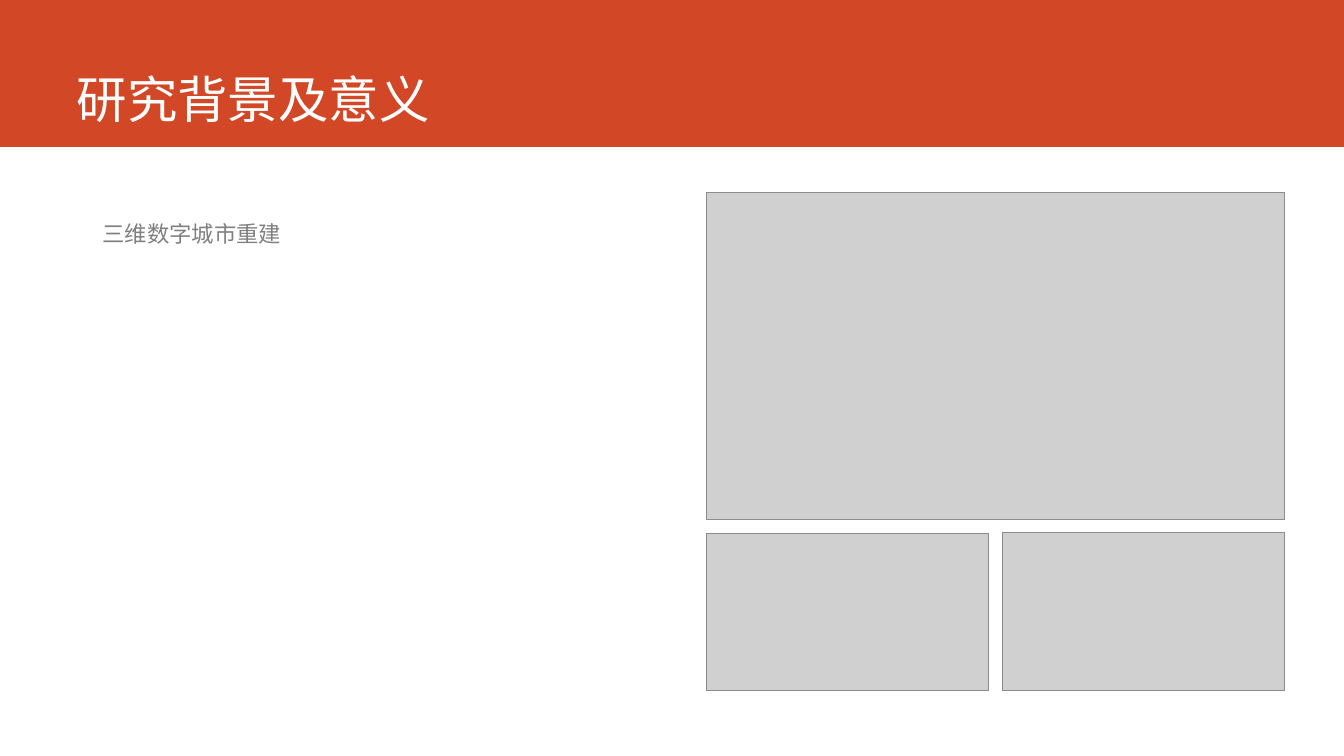
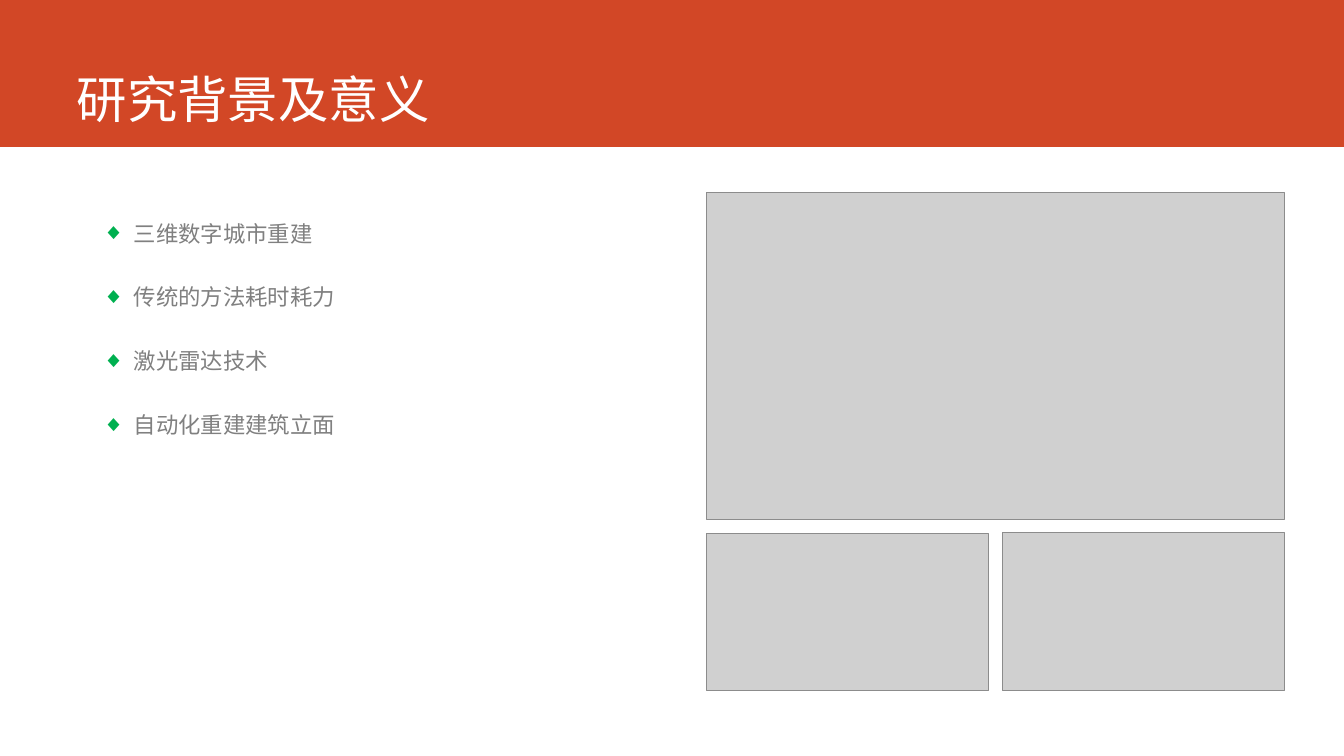
Before and after one commit to cartosquare/graduation-thesis-defenses, a slide deck: slide 2 of 基于形状语义和增强学习的建筑.pptx. Drawn at 1344x756 pixels with LibreOffice and Linux fonts; fonts in the diff are those of the drawing; grey boxes stand for pictures. Boxes give left, top, right and bottom in pixels: in the first picture for what was removed or moved away, otherwise in the second. Text is boxed around its words. In the diff, an @@ line names an element or a change of style, - is before the commit and + after.

```diff
--- a/基于形状语义和增强学习的建筑.pptx
+++ b/基于形状语义和增强学习的建筑.pptx
@@ text at [134, 223, 313, 244]: bullet none to ◆ @@
@@ text at [134, 286, 335, 435]: paragraphs added @@
+◆ 传统的方法耗时耗力
+◆ 激光雷达技术
+◆ 自动化重建建筑立面
```
Also in this commit, not shown: 6 slides added, 2 slides removed, 3 other files.
